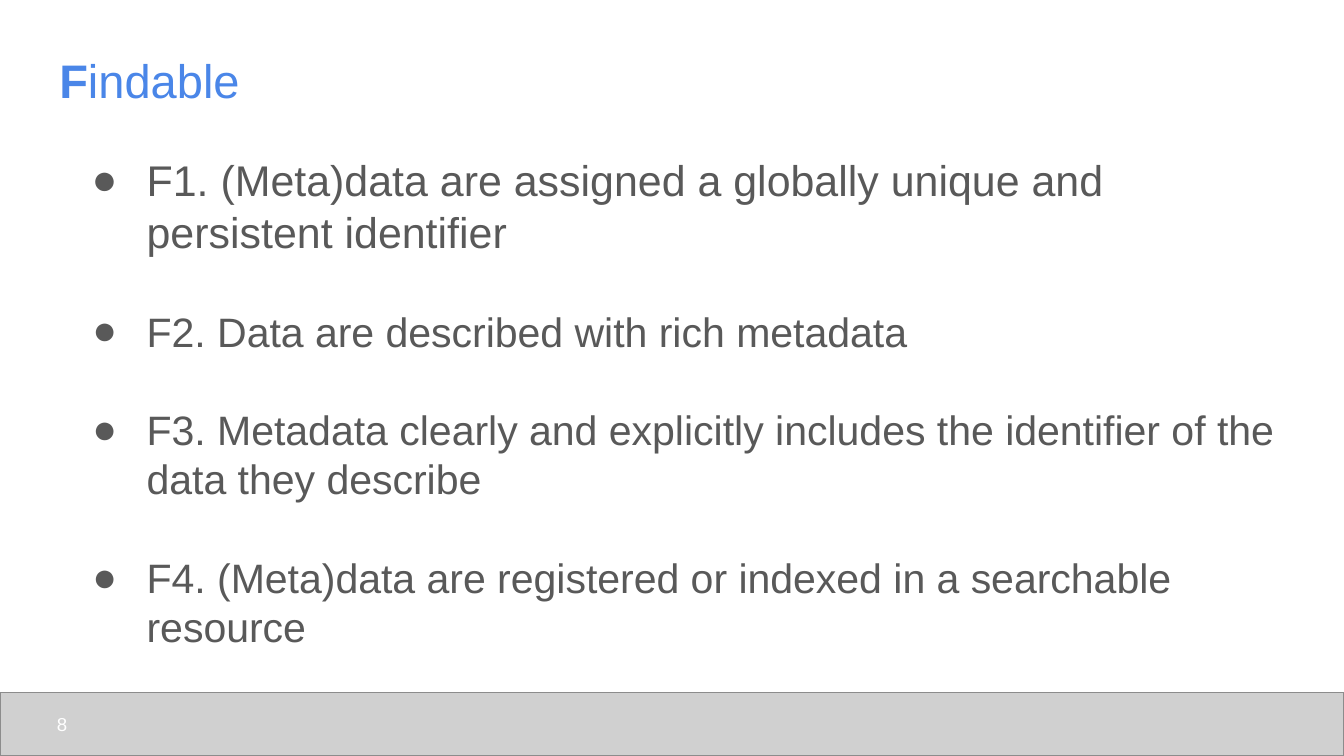
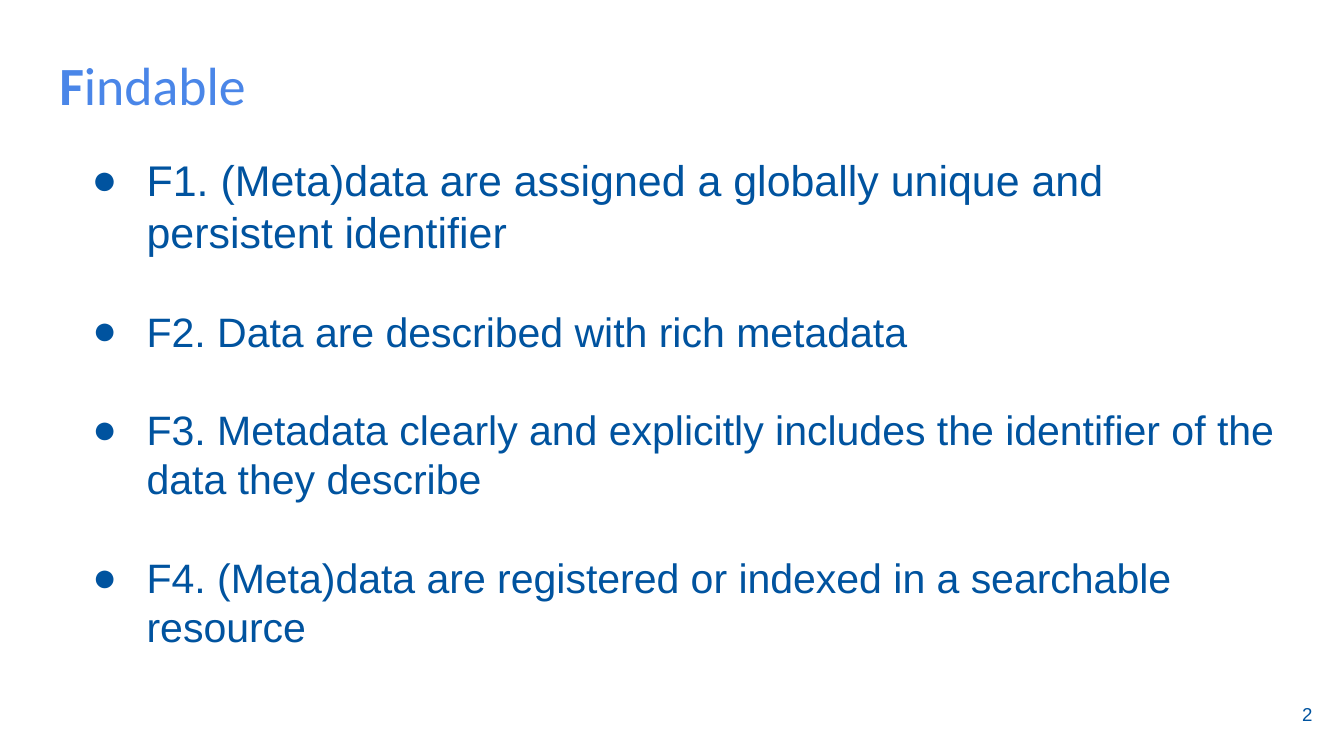
Before and after one commit to udel-cbcb/NIGMS-Sandbox-UD, a slide deck: slide 3 of Submodule_2/Lectures/Submodule_2_Lecture_2_FAIR_Data_Principles_and_FAIRness_Metrics.pptx (slide 8 before the commit). Drawn at 1344x756 pixels with LibreOffice and Linux fonts; fonts in the diff are those of the drawing; grey boxes stand for pictures; background and template pictures are left out. Boxes give left, top, right and bottom in pixels: in the first picture for what was removed or moved away, otherwise in the second. Text is boxed around its words. In the diff, an @@ line names an element or a change of style, - is before the commit and + after.

```diff
--- a/Submodule_2/Lectures/Submodule_2_Lecture_2_FAIR_Data_Principles_and_FAIRness_Metrics.pptx
+++ b/Submodule_2/Lectures/Submodule_2_Lecture_2_FAIR_Data_Principles_and_FAIRness_Metrics.pptx
@@ title "Findable" at (59,67,245,106): size 25.2 to 28.8 pt, font Arial to Calibri @@
@@ text "F1. (Meta)data are assigned a ..." at (147,165,1274,643): text colour #595959 to #00539F; bullet colour #595959 to #00539F @@
@@ picture removed at (0,692,1344,755) @@
@@ page number removed at (57,718,67,731) @@
-8
@@ page number added at (1302,708,1312,721), 10 pt, text #00539F @@
+2
```
Also in this commit, not shown: 8 other slides changed, 3 slides added, 15 slides removed, 1 other file.
